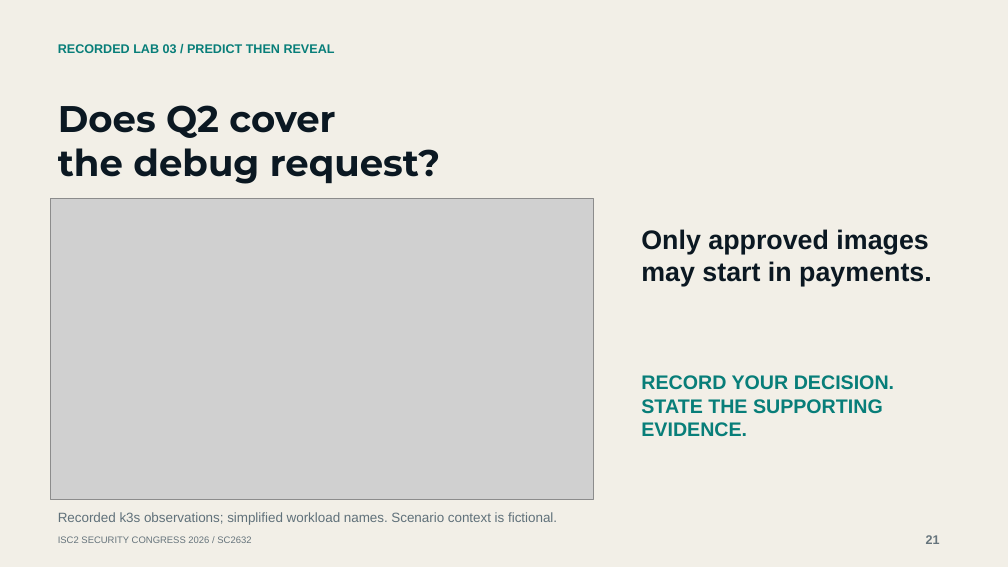
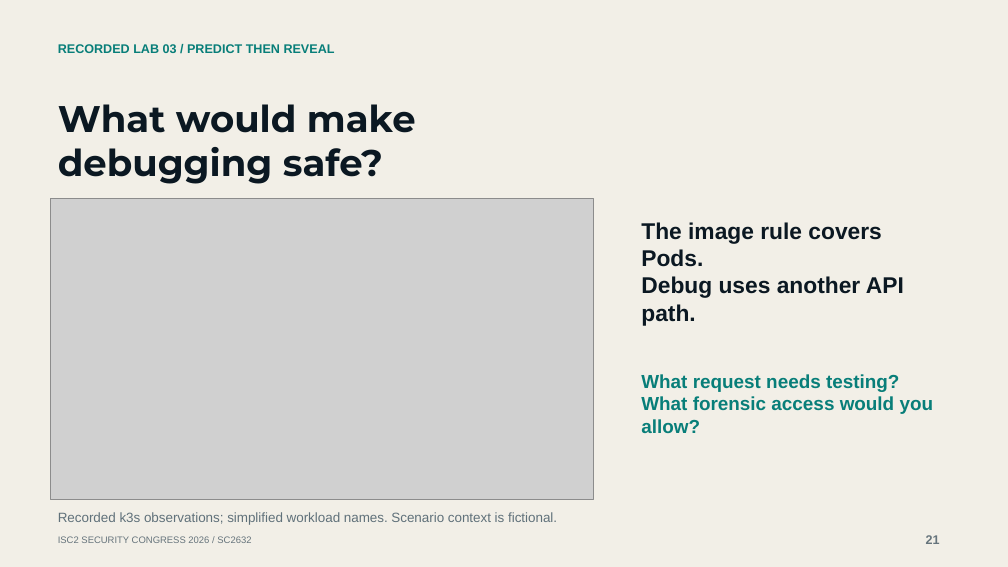
Before and after one commit to mgunjan/sc2632-tabletop, a slide deck: slide 21 of submission/2026-10-13/SC2632-session-four-cases.pptx. Drawn at 1008x567 pixels with LibreOffice and Linux fonts; fonts in the diff are those of the drawing; grey boxes stand for pictures. Boxes give left, top, right and bottom in pixels: in the first picture for what was removed or moved away, otherwise in the second. Text is boxed around its words. In the diff, an @@ line names an element or a change of style, - is before the commit and + after.

Commit message:
Ground the tabletop in incident decisions and evidence

```diff
--- a/submission/2026-10-13/SC2632-session-four-cases.pptx
+++ b/submission/2026-10-13/SC2632-session-four-cases.pptx
@@ text at [58, 104, 416, 184]: text changed @@
-Does Q2 cover
-the debug request?
+What would make
+debugging safe?
@@ text at [641, 222, 904, 326]: text changed; size 25.5 to 21.8 pt @@
-Only approved images
-may start in payments.
+The image rule covers Pods.
+Debug uses another API path.
@@ text at [641, 374, 934, 433]: text changed; size 18.8 to 18 pt @@
-RECORD YOUR DECISION.
-STATE THE SUPPORTING EVIDENCE.
+What request needs testing?
+What forensic access would you allow?
```
Also in this commit, not shown: 12 other slides changed, 2 slides added, 2 slides removed, 14 other files.
